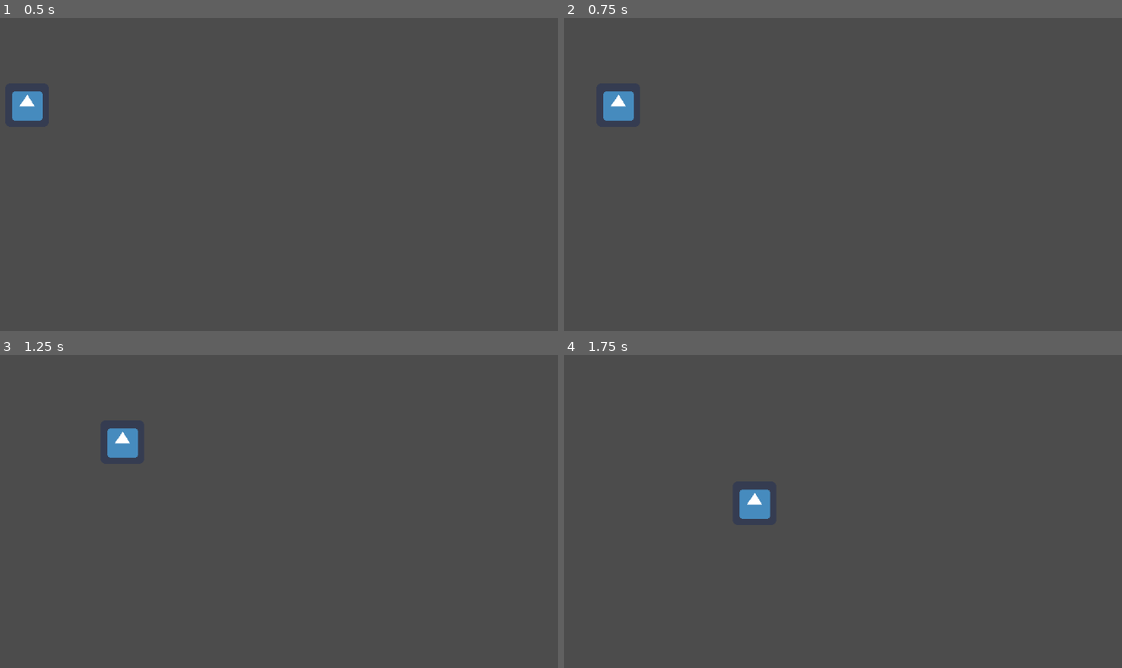
Above: before the commit, frames 1-4 (two rows, left to right).
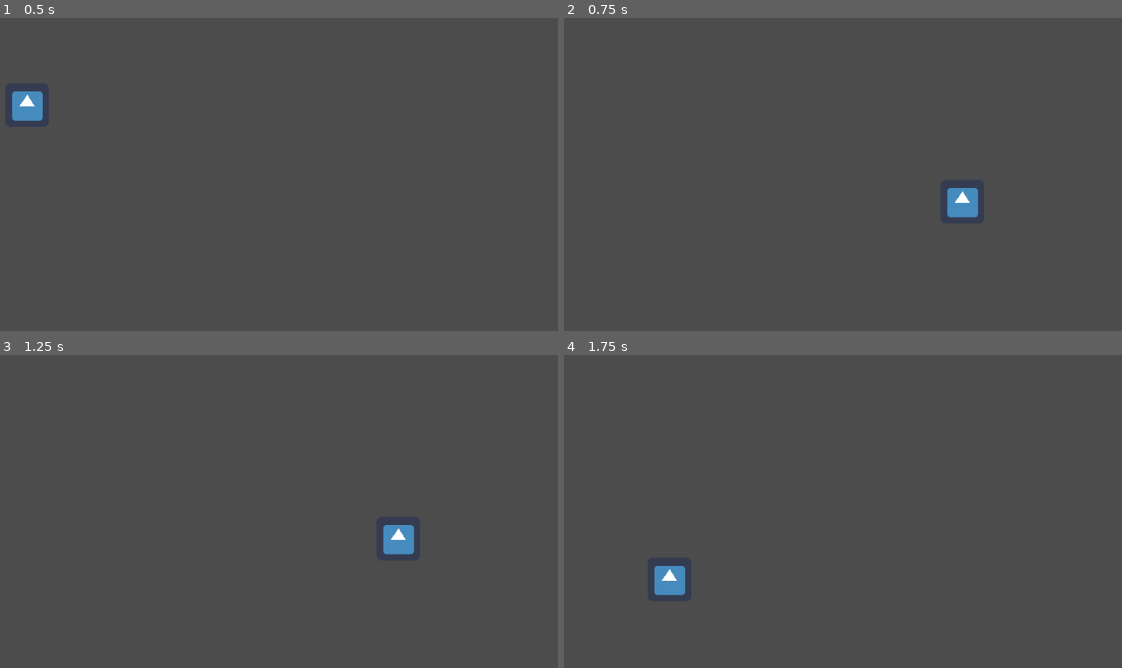
Above: after the commit, the same moments.

Repository: Coursaux/String-game
Game: Godot game, scene res://Character.tscn
The game is run twice, just before and just after one commit, with the same random seed, the same clock (stepped at 60 frames per second) and the same inputs. The engine's default icon, where the game draws it, is replaced by a stand-in: a white triangle on a blue panel in a dark square.
Inputs (mouse positions are in pixels of both pictures, inside the frame that each line leads up to):
- Up to frame 1 (0.5 s): no input
- Up to frame 2 (0.75 s): tap Enter at 0.5 s; move the mouse to (960, 202) at 0.52 s; hold Right (ui_right) from 0.53 s (still down)
- Up to frame 3 (1.25 s): keep holding Right (ui_right)
- Up to frame 4 (1.75 s): move the mouse to (670, 580) at 1.27 s; release Right (ui_right) at 1.28 s; hold Down (ui_down) from 1.28 s (still down)

Frame 1 is identical in both runs. In frame 2, 1.0% of the frame differs, in the area x 7-75%, y 23-64%; in frame 3, 1.1%; in frame 4, 1.1%, in the area x 16-38%, y 42-77%.

Commit message:
mouse

Diff:
--- a/String/Character.gd
+++ b/String/Character.gd
@@ -1,18 +1,7 @@
 extends KinematicBody2D
 
-var motion = Vector2()
-
-func _physics_process(delta):
-	if Input.is_action_pressed("ui_right"):
-		motion.x = 200
-	elif Input.is_action_pressed("ui_left"):
-		motion.x = -200
-	elif Input.is_action_pressed("ui_up"):
-		motion.y = -200
-	elif Input.is_action_pressed("ui_down"):
-		motion.y = 200
-	else:
-		motion.x = 0
-		motion.y = 0
-
-	motion = move_and_slide(motion)
+func _input(event):
+	Input.set_mouse_mode(Input.MOUSE_MODE_CAPTURED)
+   # Mouse in viewport coordinates
+	if event is InputEventMouseMotion:
+		set_position(event.position)
--- a/String/Character.tscn
+++ b/String/Character.tscn
@@ -17,7 +17,7 @@
 custom_solver_bias = 0.0
 extents = Vector2( 32, 32 )
 
-[node name="KinematicBody2D" type="KinematicBody2D" index="0"]
+[node name="character" type="KinematicBody2D" index="0"]
 
 position = Vector2( 192, 128 )
 input_pickable = false
@@ -25,6 +25,7 @@
 collision_mask = 1
 collision/safe_margin = 0.08
 script = ExtResource( 1 )
+_sections_unfolded = [ "Transform" ]
 __meta__ = {
 "_edit_group_": true
 }
